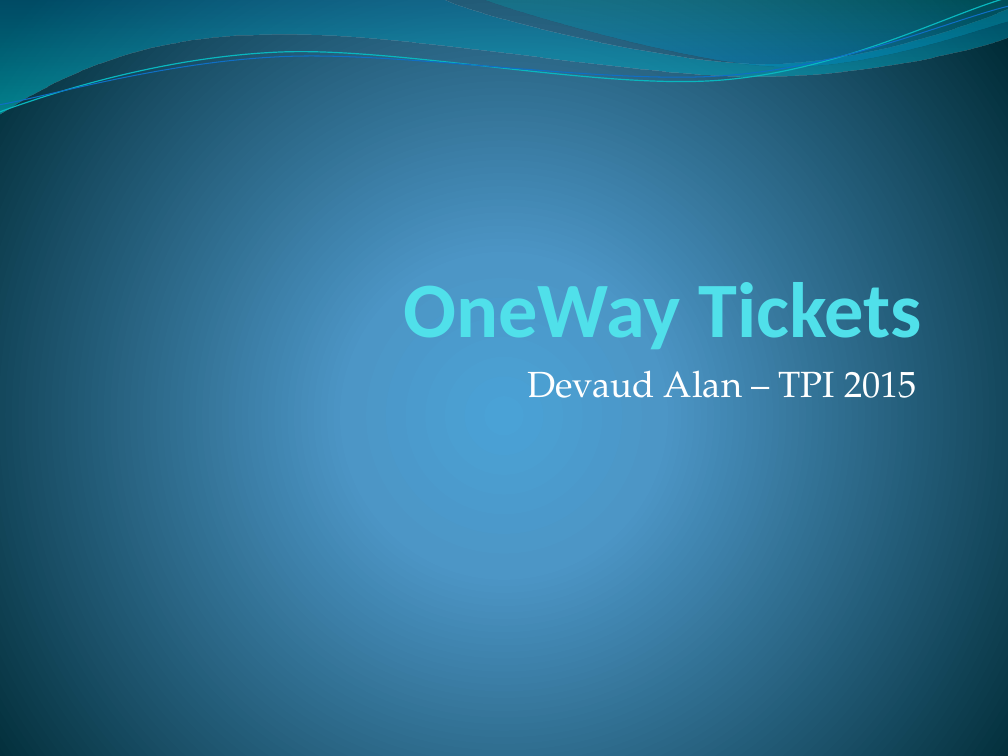
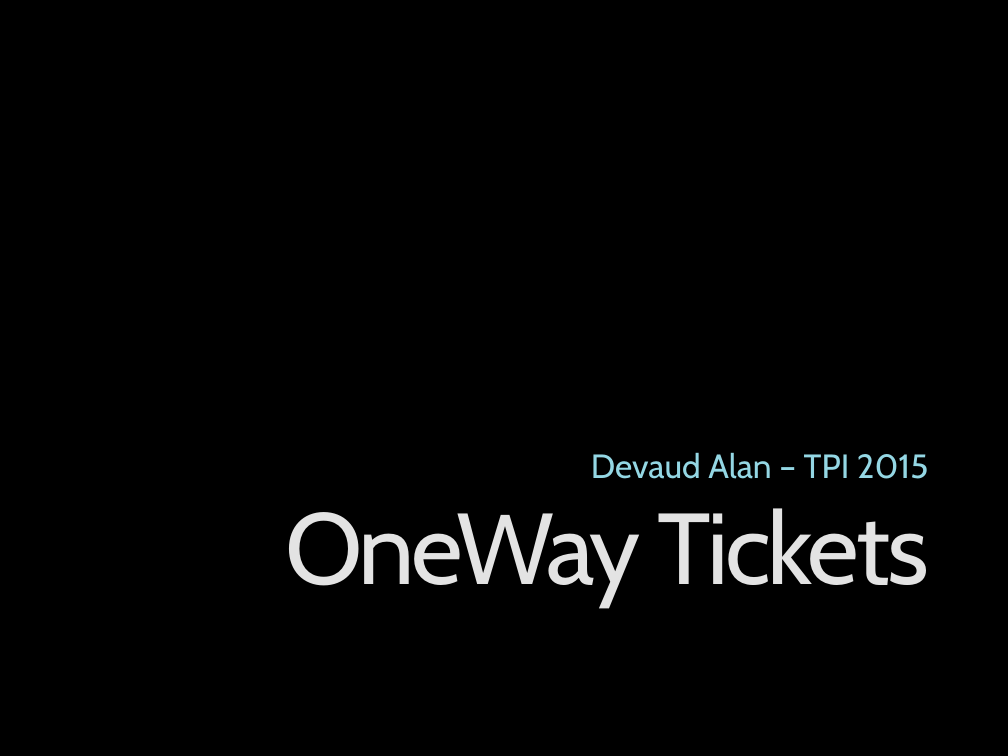
Before and after one commit to Devaud/TPI, a slide deck: slide 1 of OneWay_Tickets.pptx. Drawn at 1008x756 pixels with LibreOffice and Linux fonts; fonts in the diff are those of the drawing; background and template pictures are left out. Boxes give left, top, right and bottom in pixels: in the first picture for what was removed or moved away, otherwise in the second. Text is boxed around its words. In the diff, an @@ line names an element or a change of style, - is before the commit and + after.

```diff
--- a/OneWay_Tickets.pptx
+++ b/OneWay_Tickets.pptx
@@ background gradient #4AA0D6 to #4C98C7 to #002C38 to picture (left out) @@
@@ freeform shape removed at [0, 0, 1008, 114] @@
@@ freeform shape removed at [0, 0, 1008, 117] @@
@@ freeform shape removed at [0, 6, 1008, 112] @@
@@ freeform shape removed at [483, 0, 1008, 70] @@
@@ subtitle "Devaud Alan – TPI 2015": place and size @@
-subtitle "Devaud Alan – TPI 2015" at [528, 370, 917, 398]
+subtitle "Devaud Alan – TPI 2015" at [591, 452, 929, 479]
@@ subtitle "Devaud Alan – TPI 2015" at [591, 452, 929, 479]: size 26 to 24 pt, font TeX Gyre Pagella to Cabin, text colour #FFFFFF to gradient #9FDBE7 to #94D7E4 to #BFE7EF to #FFFFFF; line spacing 1 to 0.9; more space between paragraphs; vertical alignment top to bottom @@
@@ title "OneWay Tickets": place and size @@
-title "OneWay Tickets" at [403, 271, 922, 355]
+title "OneWay Tickets" at [285, 508, 928, 605]
@@ title "OneWay Tickets" at [285, 508, 928, 605]: size 56 to 72 pt, font Calibri to Cabin, text colour #51E0EA to gradient #969696 to #E3E3E3 to #FFFFFF, letter spacing 0 to -2.2 pt, bold off; line spacing 1 to 0.9; vertical alignment bottom to top @@
```
Also in this commit, not shown: 8 other slides changed, 7 slides added.
